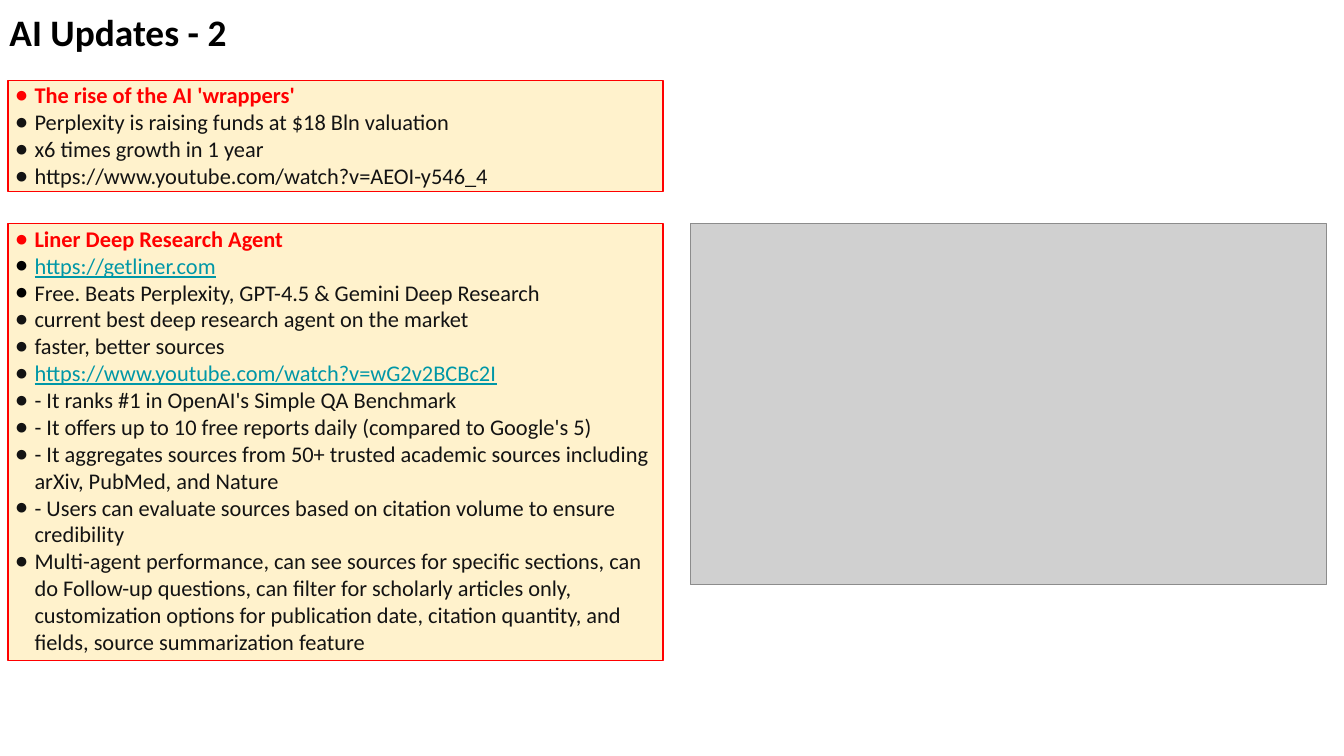
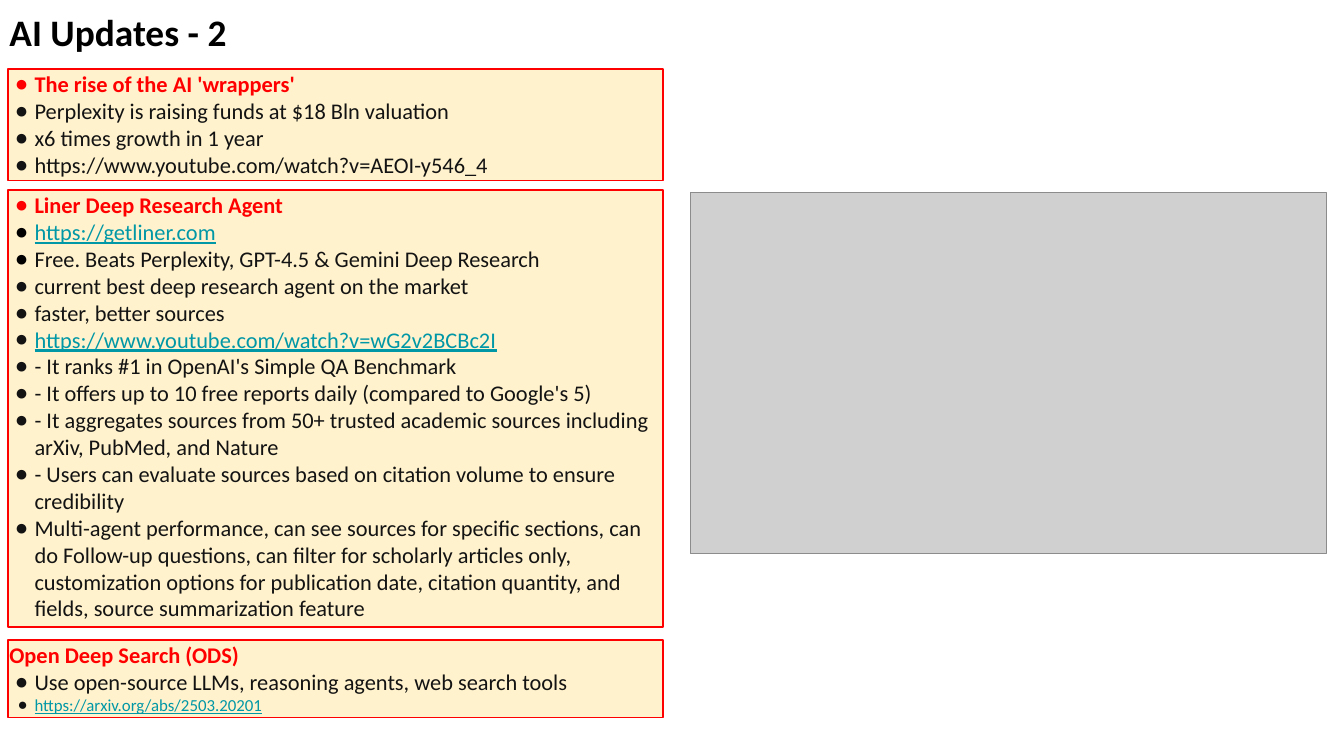
Before and after one commit to lselector/seminar, a slide deck: slide 10 of 2025/2025-03-28-AI-Updates.pptx. Drawn at 1344x756 pixels with LibreOffice and Linux fonts; fonts in the diff are those of the drawing; grey boxes stand for pictures. Boxes give left, top, right and bottom in pixels: in the first picture for what was removed or moved away, otherwise in the second. Text is boxed around its words. In the diff, an @@ line names an element or a change of style, - is before the commit and + after.

Commit message:
update

```diff
--- a/2025/2025-03-28-AI-Updates.pptx
+++ b/2025/2025-03-28-AI-Updates.pptx
@@ rectangle "The rise of the AI ...": place and size @@
-rectangle "The rise of the AI ..." at box(8, 81, 663, 192)
+rectangle "The rise of the AI ..." at box(8, 69, 663, 180)
@@ rectangle "Liner Deep Research Agent": place and size @@
-rectangle "Liner Deep Research Agent" at box(8, 223, 663, 660)
+rectangle "Liner Deep Research Agent" at box(8, 190, 663, 626)
@@ picture: place and size @@
-picture at box(691, 223, 1327, 585)
+picture at box(691, 192, 1327, 554)
@@ rectangle added at box(8, 640, 663, 718), fill #FFF2CC, outline #FF0000 0.75 pt, 12 pt, text #131313 @@
+Open Deep Search (ODS)
+● Use open-source LLMs, reasoning agents, web search tools
+● https://arxiv.org/abs/2503.20201
```
Also in this commit, not shown: 2 other slides changed.
